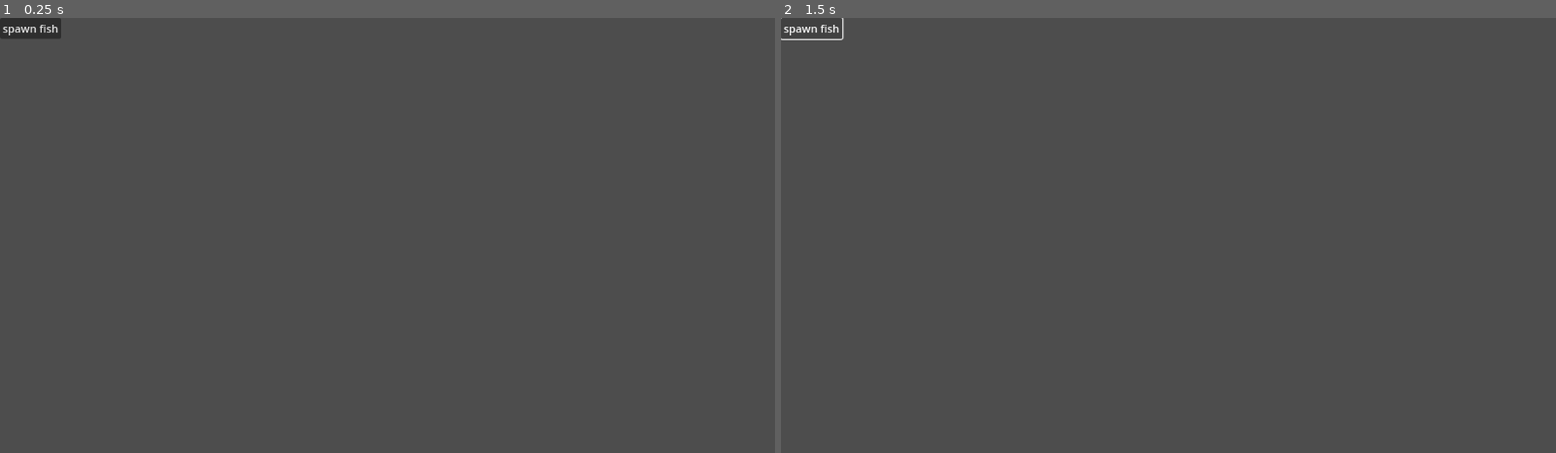
Above: before the commit, frames 1-2 (left to right).
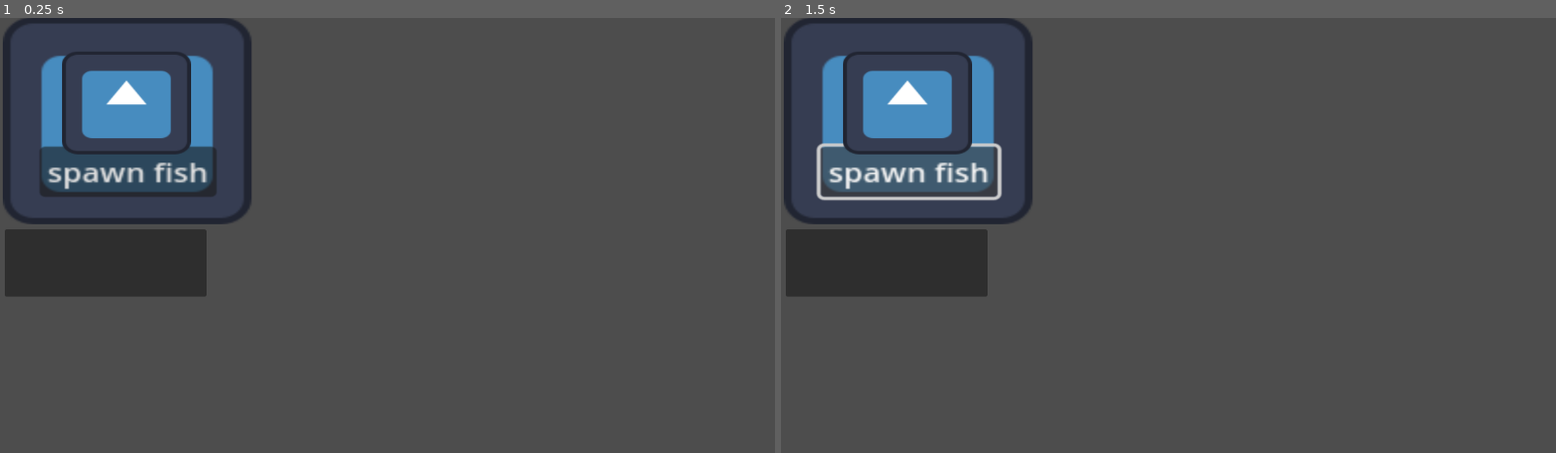
Above: after the commit, the same moments.

Repository: NagareNegishi/GGJ-Bar-acuda
Game: Godot game, scene res://Scenes/Game/Fish/fish_spawner.tscn
The game is run twice, just before and just after one commit, with the same random seed, the same clock (stepped at 60 frames per second) and the same inputs. The project has no main scene, so this scene is started directly. The engine's default icon, where the game draws it, is replaced by a stand-in: a white triangle on a blue panel in a dark square.
Inputs:
- Up to frame 1 (0.25 s): no input
- Up to frame 2 (1.5 s): click "spawn fish" at 0.5 s; click "spawn fish" at 1.25 s

The runs differ from the first frame. In frame 1, 12% of the frame differs, in the area x 0-33%, y 0-64%; in frame 2, 12%.
Error before the commit: Modulo by zero error in operator '%'. (res://Scenes/Game/Fish/fish_picture_book.gd:16)

Commit message:
name of dinks and order output

Diff:
--- a/Scenes/Game/Fish/fish.gd
+++ b/Scenes/Game/Fish/fish.gd
@@ -49,8 +49,10 @@
 	order = Order.new()
 	order.generate_random()
 	#set_random_sprite()
-	set_sprite()
-	print(order.PrintOut())
+	#set_sprite()
+
+	print("order is %s" % order.PrintOut())
+	request_order()
 
 """func set_random_sprite():
 	var images = fish_images[type]
--- a/Scenes/Game/Fish/fish_picture_book.gd
+++ b/Scenes/Game/Fish/fish_picture_book.gd
@@ -2,15 +2,15 @@
 class_name FishPictureBook
 
 var fish_images = {
-    "FISH": [
-        #preload("res://assets/fish1.png"),
+	"FISH": [
+		#preload("res://assets/fish1.png"),
 
-    ],
-    "TURTLE": [
+	],
+	"TURTLE": [
 
-    ]
+	]
 }
 
 func get_random_fish_sprite(type: String) -> Texture2D:
-    var images = fish_images[type]
-    return images[randi() % images.size()]
+	var images = fish_images[type]
+	return images[randi() % images.size()]
--- a/Scenes/Game/Fish/fish_picture_book.tscn
+++ b/Scenes/Game/Fish/fish_picture_book.tscn
@@ -1,3 +1,6 @@
-[gd_scene format=3 uid="uid://cgprsn6ocf2ld"]
+[gd_scene load_steps=2 format=3 uid="uid://cgprsn6ocf2ld"]
+
+[ext_resource type="Script" path="res://Scenes/Game/Fish/fish_picture_book.gd" id="1_msu6x"]
 
 [node name="Fish_PictureBook" type="Node"]
+script = ExtResource("1_msu6x")
--- a/Scenes/Game/Fish/fish_spawner.gd
+++ b/Scenes/Game/Fish/fish_spawner.gd
@@ -1,10 +1,13 @@
 class_name FishSpawner
 extends Node2D
 
+@onready var order_ui = $OrderUI
 
 @export var fish_scene: PackedScene
 @export var fish_spawn_interval: float = 0.5
 var current_fish: Fish = null
+
+
 
 func spawn_fish():
 	if current_fish != null:
@@ -16,6 +19,7 @@
 	add_child(fish)
 	current_fish = fish
 	fish.left_shop.connect(_on_Fish_left)
+	current_fish.display_order.connect(_on_display_text)
 
 	# Connect to fish exit signal
 	fish.tree_exiting.connect(func(): current_fish = null)
@@ -33,3 +37,7 @@
 
 func _on_button_pressed():
 	spawn_fish()
+
+func _on_display_text(item_name: String):
+	print ("got signal")
+	order_ui.display_text(item_name)
--- a/Scenes/Game/Fish/fish_spawner.tscn
+++ b/Scenes/Game/Fish/fish_spawner.tscn
@@ -1,15 +1,35 @@
-[gd_scene load_steps=3 format=3 uid="uid://hfvontuhf1jo"]
+[gd_scene load_steps=5 format=3 uid="uid://hfvontuhf1jo"]
 
 [ext_resource type="Script" path="res://Scenes/Game/Fish/fish_spawner.gd" id="1_bmfd1"]
 [ext_resource type="PackedScene" uid="uid://nucutein2dvs" path="res://Scenes/Game/Fish/fish.tscn" id="2_fe38g"]
+[ext_resource type="Texture2D" uid="uid://jt3acdyhxt7t" path="res://icon.svg" id="3_rfto8"]
+[ext_resource type="PackedScene" uid="uid://vgso8pxvvl6f" path="res://Scenes/Game/Fish/order_ui.tscn" id="4_re5ye"]
 
 [node name="FishSpawner" type="Node2D"]
 script = ExtResource("1_bmfd1")
 fish_scene = ExtResource("2_fe38g")
 
-[node name="Button" type="Button" parent="."]
-offset_right = 8.0
-offset_bottom = 8.0
+[node name="BackGround" type="Sprite2D" parent="."]
+position = Vector2(189, 153)
+scale = Vector2(2.89063, 2.41406)
+texture = ExtResource("3_rfto8")
+
+[node name="Button" type="Button" parent="BackGround"]
+offset_left = -44.627
+offset_top = 16.3625
+offset_right = 46.373
+offset_bottom = 47.3625
 text = "spawn fish"
 
-[connection signal="pressed" from="Button" to="." method="_on_button_pressed"]
+[node name="FishImage" type="Sprite2D" parent="BackGround"]
+position = Vector2(-0.345947, -10.9773)
+scale = Vector2(0.518919, 0.495146)
+texture = ExtResource("3_rfto8")
+
+[node name="OrderUI" parent="." instance=ExtResource("4_re5ye")]
+offset_left = 7.0
+offset_top = 315.0
+offset_right = 190.0
+offset_bottom = 472.0
+
+[connection signal="pressed" from="BackGround/Button" to="." method="_on_button_pressed"]
--- a/Scenes/Game/Fish/order.gd
+++ b/Scenes/Game/Fish/order.gd
@@ -3,32 +3,31 @@
 class_name Order
 
 enum Glass {
-	NONE,
-	GLASS1,
-	GLASS2,
-	GLASS3,
-	GLASS4
+	MILKSHAKE,
+	TALL,
+	SHORT,
+	STEMMED
 }
 
 enum Ice {
 	NONE,
 	LIGHT,
-	NORMAL,
+	REGULAR,
 	EXTRA
 }
 
 enum Soda {
-	NONE,
-	COLA,
-	LEMON,
-	ORANGE,
-	ROOTBEER
+	KELPA_COLA,
+	SQRSAKOLLA,
+	MOLLUSK_DEW,
+	LEMDN_AND_PROTOZOA
 }
 
 enum Straw {
-	NONE,
-	PLASTIC,
+	NO,
+	STRAIGHT,
 	PAPER,
+	CURLY
 }
 
 var glass: Glass
@@ -51,9 +50,9 @@
 	straw = Straw.values()[randi() % Straw.size()]
 
 func PrintOut() -> String:
-	return "Glass: %s, Ice: %s, Soda: %s, Straw: %s" % [
+	return "%s in a %s glass with %s ice and %s straw" % [
+		Soda.keys()[soda],
 		Glass.keys()[glass],
 		Ice.keys()[ice],
-		Soda.keys()[soda],
 		Straw.keys()[straw]
 	]
--- /dev/null
+++ b/Scenes/Game/Fish/order_ui.gd
@@ -0,0 +1,21 @@
+class_name OrderUI
+extends Control
+
+
+var text_display: RichTextLabel
+
+func _ready():
+    var panel = Panel.new()
+    panel.size = Vector2(300, 100)
+
+    text_display = RichTextLabel.new()
+    text_display.position = Vector2(10, 10)
+    text_display.size = Vector2(280, 80)
+    text_display.bbcode_enabled = true
+
+    panel.add_child(text_display)
+    add_child(panel)
+
+func display_text(message: String):
+    print("displaying text")
+    text_display.text = "[center]%s[/center]" % message
--- /dev/null
+++ b/Scenes/Game/Fish/order_ui.tscn
@@ -0,0 +1,10 @@
+[gd_scene load_steps=2 format=3 uid="uid://vgso8pxvvl6f"]
+
+[ext_resource type="Script" path="res://Scenes/Game/Fish/order_ui.gd" id="1_sqp3i"]
+
+[node name="OrderUI" type="Control"]
+layout_mode = 3
+anchors_preset = 0
+offset_right = 183.0
+offset_bottom = 157.0
+script = ExtResource("1_sqp3i")
